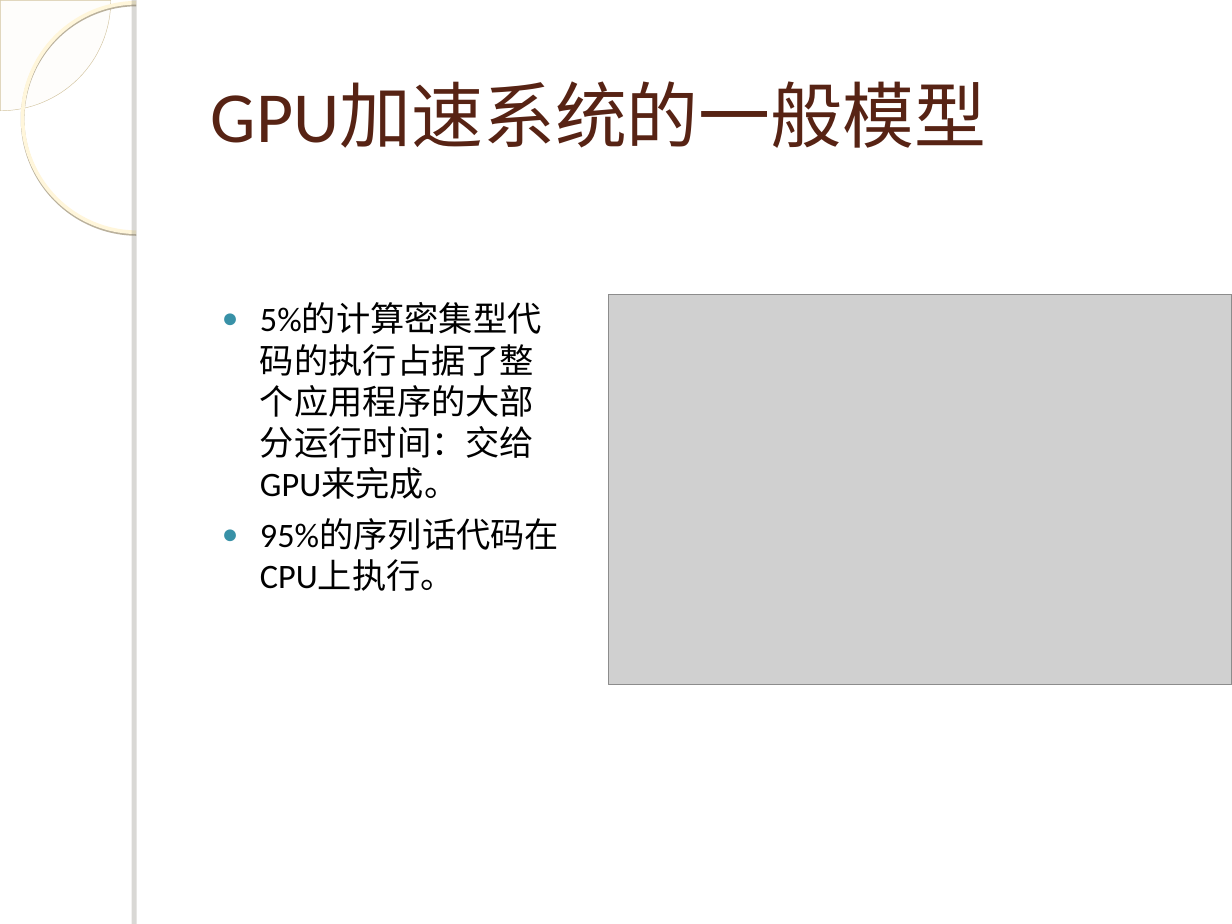
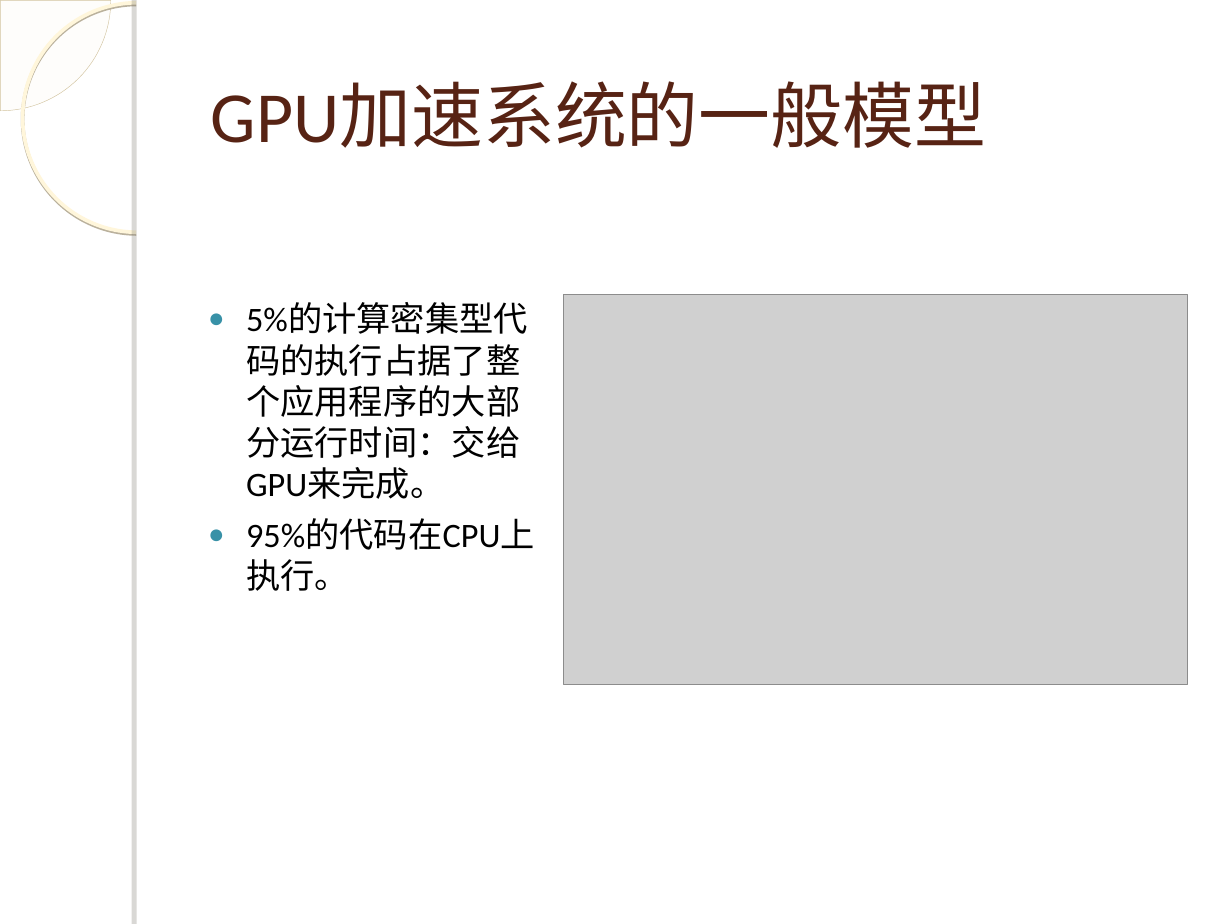
Before and after one commit to WangJunqiao/Tech-Study, a slide deck: slide 8 of 答辩.ppt. Drawn at 1232x924 pixels with LibreOffice and Linux fonts; fonts in the diff are those of the drawing; grey boxes stand for pictures; background and template pictures are left out. Boxes give left, top, right and bottom in pixels: in the first picture for what was removed or moved away, otherwise in the second. Text is boxed around its words. In the diff, an @@ line names an element or a change of style, - is before the commit and + after.

```diff
--- a/答辩.ppt
+++ b/答辩.ppt
@@ text "5%的计算密集型代码的执行占据了整个应用程序的大部分运行时间：交给GPU来完成。": place and size @@
-text "5%的计算密集型代码的执行占据了整个应用程序的大部分运行时间：交给GPU来完成。" at (260,303,559,591)
+text "5%的计算密集型代码的执行占据了整个应用程序的大部分运行时间：交给GPU来完成。" at (246,303,535,591)
@@ picture: place and size @@
-picture at (609,294,1232,685)
+picture at (563,294,1186,685)
@@ text at (246,519,535,591): text changed @@
-● 95%的序列话代码在CPU上执行。
+● 95%的代码在CPU上执行。
```
Also in this commit, not shown: 3 other slides changed, 25 slides added, 1 slide removed, 1 other file.
